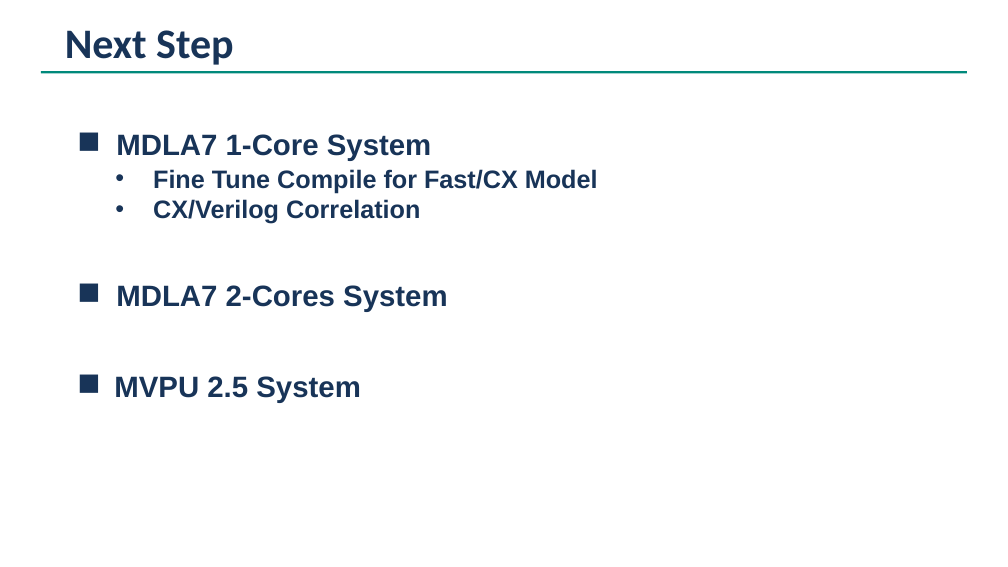
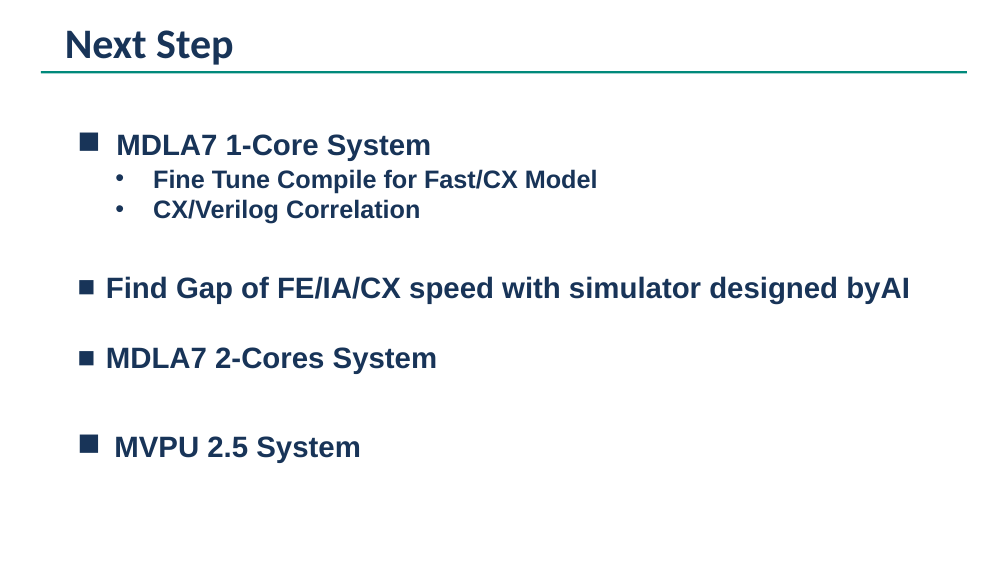
Before and after one commit to cclwylin/mdla7, a slide deck: slide 21 of reports/uArcSim Implementation by AI.pptx. Drawn at 1008x567 pixels with LibreOffice and Linux fonts; fonts in the diff are those of the drawing. Boxes give left, top, right and bottom in pixels: in the first picture for what was removed or moved away, otherwise in the second. Text is boxed around its words. In the diff, an @@ line names an element or a change of style, - is before the commit and + after.

```diff
--- a/reports/uArcSim Implementation by AI.pptx
+++ b/reports/uArcSim Implementation by AI.pptx
@@ text at (106,276,910,304): paragraph added @@
+■ Find Gap of FE/IA/CX speed with simulator designed byAI
```
Also in this commit, not shown: 19 other files.
